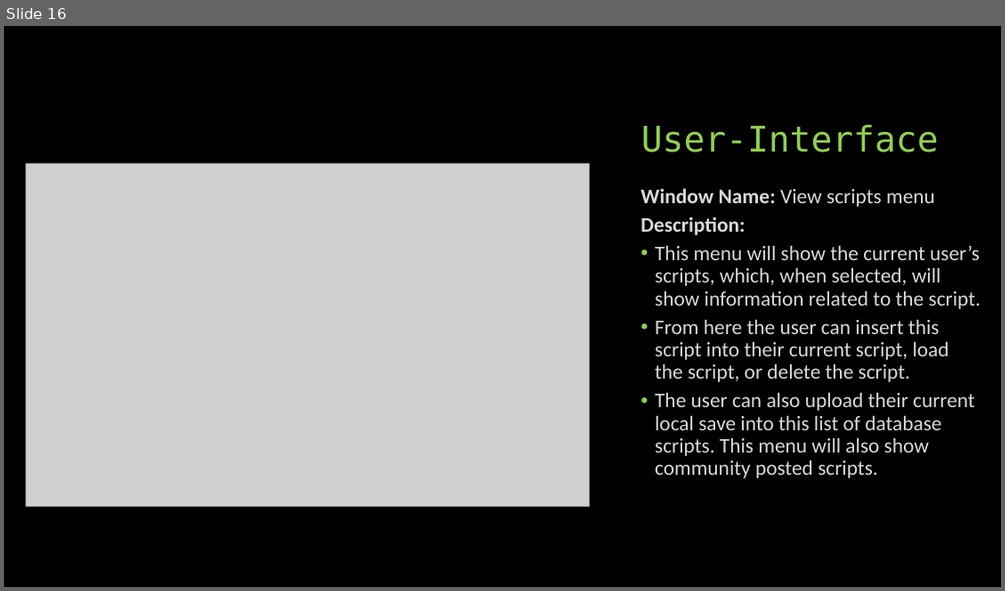
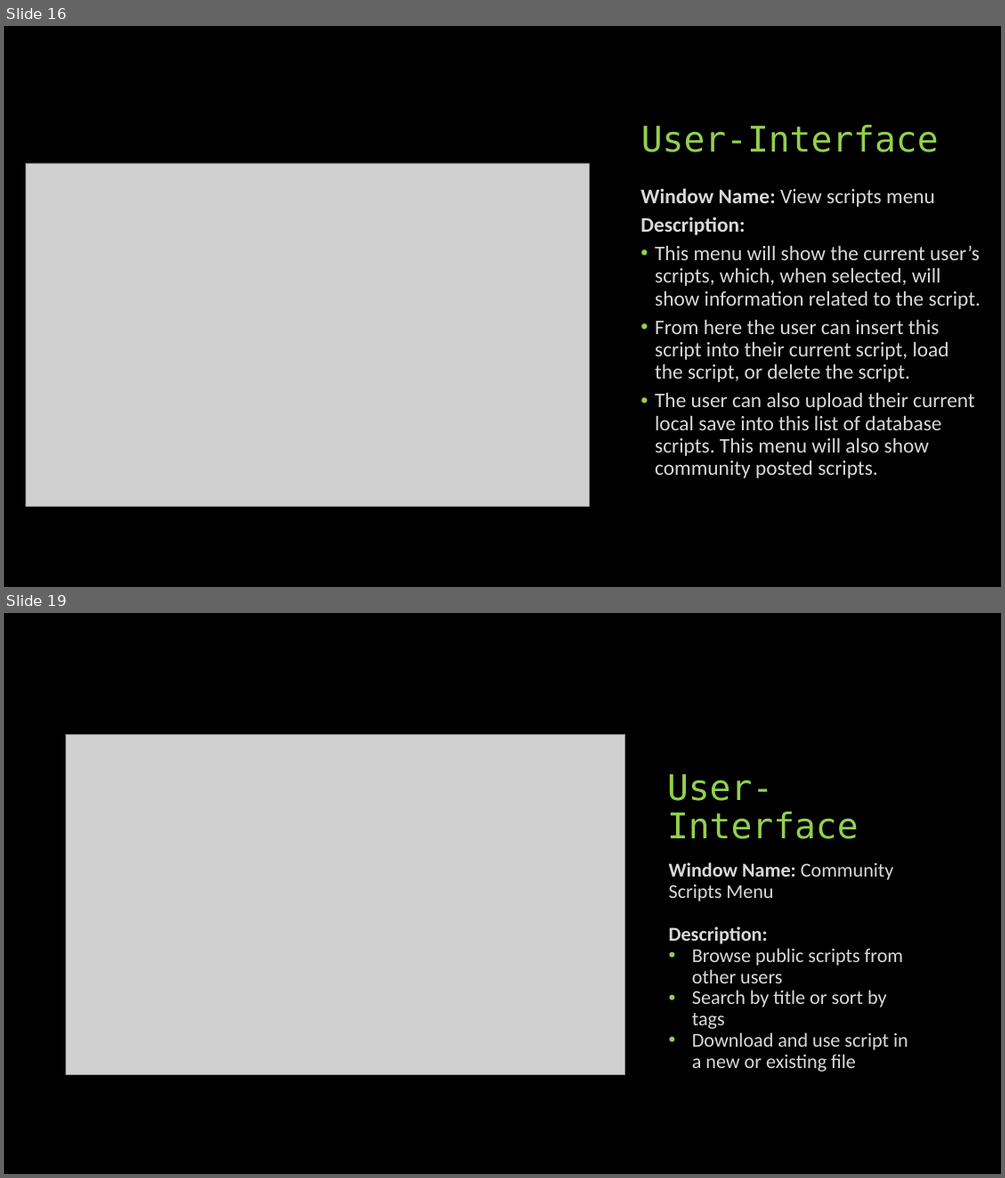
Before and after one commit to CS341-Group-2/sprint-1-presentation, a slide deck: Group 2 Introductory Presentation.pptx. Shown one above the other, each under a label of ours: slide 16 before the commit, slides 16 and 19 after it; the slides between them are not shown. The pictures are 1005x591 and 1005x1178 pixels, drawn with LibreOffice and Linux fonts; fonts in the diff are those of the drawing; grey boxes stand for pictures. Boxes give left, top, right and bottom in pixels: in the first picture for what was removed or moved away, otherwise in the second. Text is boxed around its words. In the diff, an @@ line names an element or a change of style, - is before the commit and + after.

Commit message:
Update Group 2 Introductory Presentation.pptx
Added second half of the user interface slides.

```diff
--- a/Group 2 Introductory Presentation.pptx
+++ b/Group 2 Introductory Presentation.pptx
@@ slide 19 added at (x1=4, y1=613, x2=1001, y2=1174), background #000000 @@
@@ picture added at (x1=66, y1=734, x2=625, y2=1074) @@
@@ title added at (x1=667, y1=774, x2=858, y2=839), 34 pt, text #92D050 @@
+User-Interface
@@ text added at (x1=669, y1=862, x2=908, y2=1071), 19 pt, text #D9D9D9 @@
+Window Name: Community Scripts Menu
+Description:
+• Browse public scripts from other users
+• Search by title or sort by tags
+• Download and use script in a new or existing file
```
Also in this commit, not shown: 4 other slides added, 2 slides removed.
